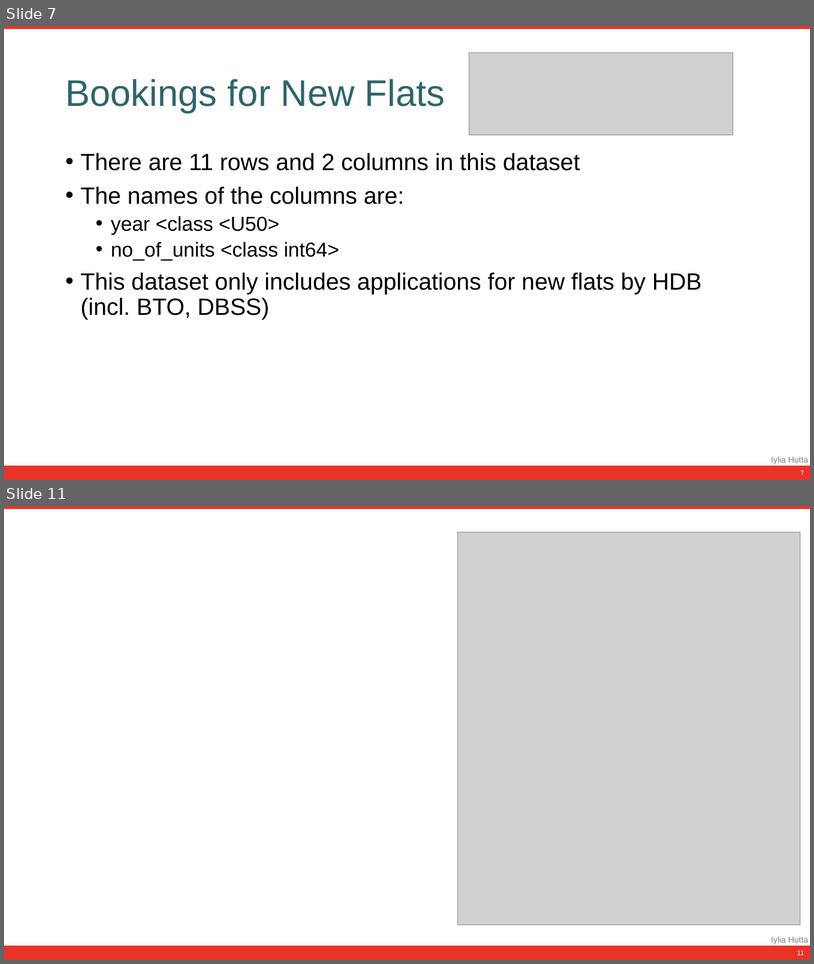
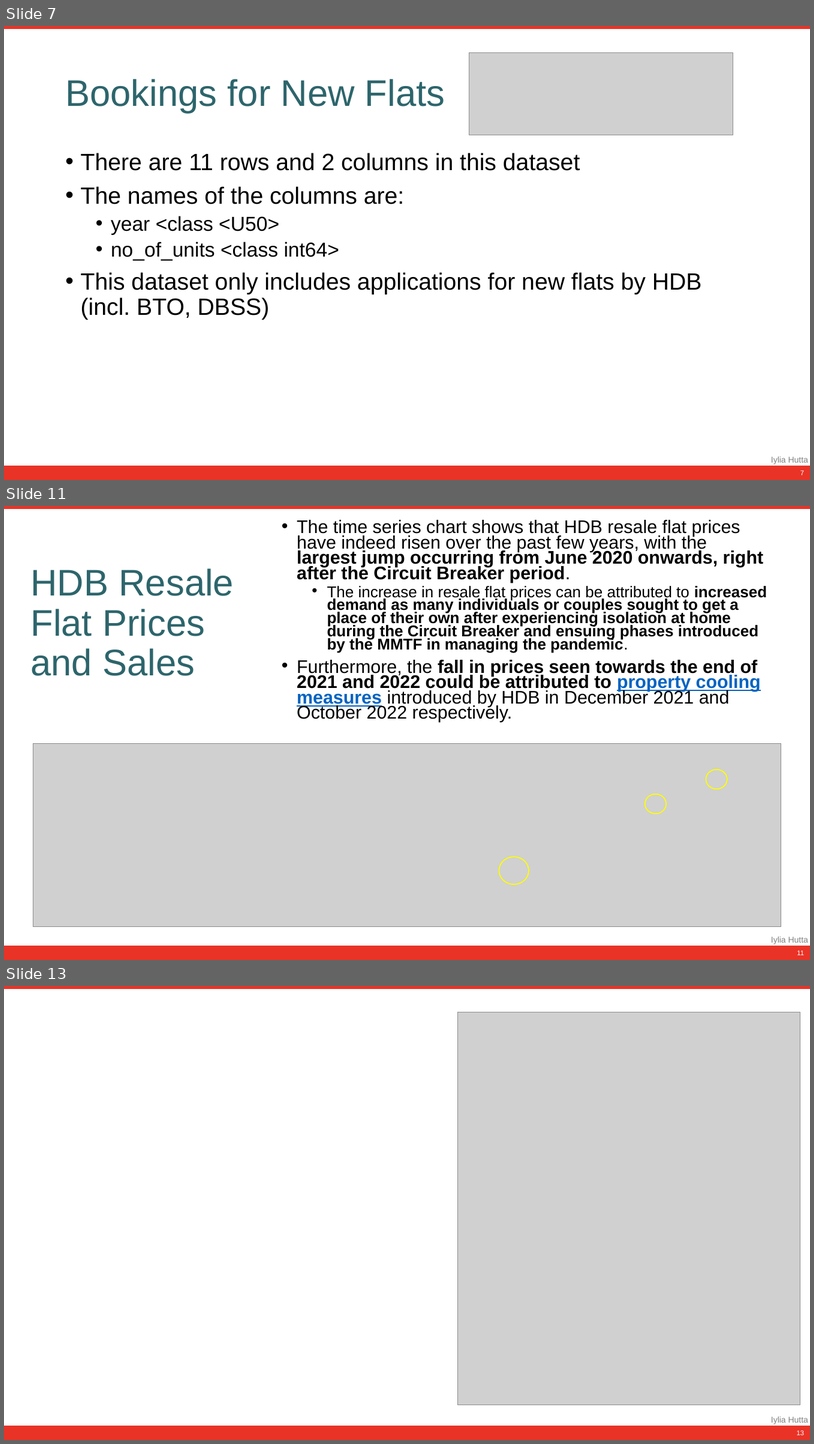
Before and after one commit to iyliahutta/Intro-to-Programming-for-DS, a slide deck: CA1/CA1 Slides.pptx. Shown one above the other, each under a label of ours: slides 7 and 11 before the commit, slides 7, 11 and 13 after it; the slides between them are not shown. The pictures are 814x964 and 814x1444 pixels, drawn with LibreOffice and Linux fonts; fonts in the diff are those of the drawing; grey boxes stand for pictures. Boxes give left, top, right and bottom in pixels: in the first picture for what was removed or moved away, otherwise in the second. Text is boxed around its words. In the diff, an @@ line names an element or a change of style, - is before the commit and + after.

Commit message:
resale price and sales slides and code snippet

```diff
--- a/CA1/CA1 Slides.pptx
+++ b/CA1/CA1 Slides.pptx
@@ slide 11 added at (4,506,810,960), background #FFFFFF; not listed: 3 template elements that a slide beside it also shows @@
@@ text added at (297,520,767,722), 21.7 pt, text #000000, bold @@
+• The time series chart shows that HDB resale flat prices have indeed risen over the past few years, with the largest jump occurring from June 2020 onwards, right after the Circuit Breaker period.
+  • The increase in resale flat prices can be attributed to increased demand as many individuals or couples sought to get a place of their own after experiencing isolation at home during the Circuit Breaker and ensuing phases introduced by the MMTF in managing the pandemic.
+• Furthermore, the fall in prices seen towards the end of 2021 and 2022 could be attributed to property cooling measures introduced by HDB in December 2021 and October 2022 respectively.
@@ title added at (30,568,234,676), 44 pt, text #2D656C @@
+HDB Resale Flat Prices and Sales
@@ picture added at (33,743,782,927) @@
@@ donut added at (707,769,728,789), fill #92D050, outline #FFFF00 1 pt @@
@@ donut added at (645,794,666,813), fill #92D050, outline #FFFF00 1 pt @@
@@ donut added at (500,857,529,884), fill #92D050, outline #FFFF00 1 pt @@
@@ page number added at (797,950,804,955), 8 pt, text #FFFFFF @@
+11
@@ what was slide 11 is now slide 13 @@
@@ page number at (797,1430,804,1435): text changed @@
-11
+13
```
Also in this commit, not shown: 2 slides changed, 2 other slides added, 1 slide removed, 1 other file.
